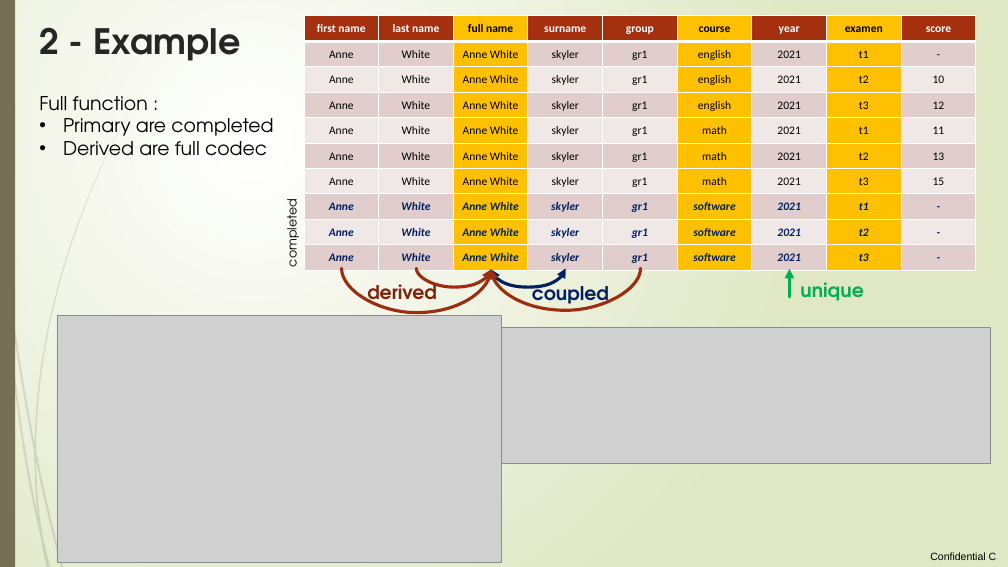
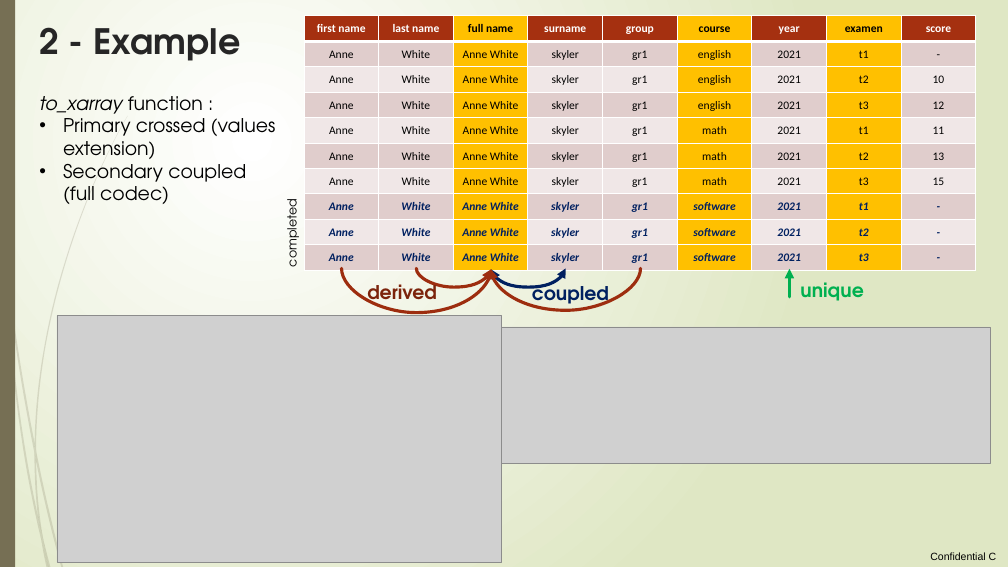
Before and after one commit to loco-philippe/Environmental-Sensing, a slide deck: slide 25 of documentation/ilist_technical.pptx (slide 15 before the commit). Drawn at 1008x567 pixels with LibreOffice and Linux fonts; fonts in the diff are those of the drawing; grey boxes stand for pictures. Boxes give left, top, right and bottom in pixels: in the first picture for what was removed or moved away, otherwise in the second. Text is boxed around its words. In the diff, an @@ line names an element or a change of style, - is before the commit and + after.

```diff
--- a/documentation/ilist_technical.pptx
+++ b/documentation/ilist_technical.pptx
@@ text at bbox=[39, 96, 276, 204]: text changed @@
-Full function :
-• Primary are completed
-• Derived are full codec
+to_xarray function :
+• Primary crossed (values extension)
+• Secondary coupled (full codec)
```
Also in this commit, not shown: 14 other slides changed, 12 slides added, 3 slides removed, 21 other files.
